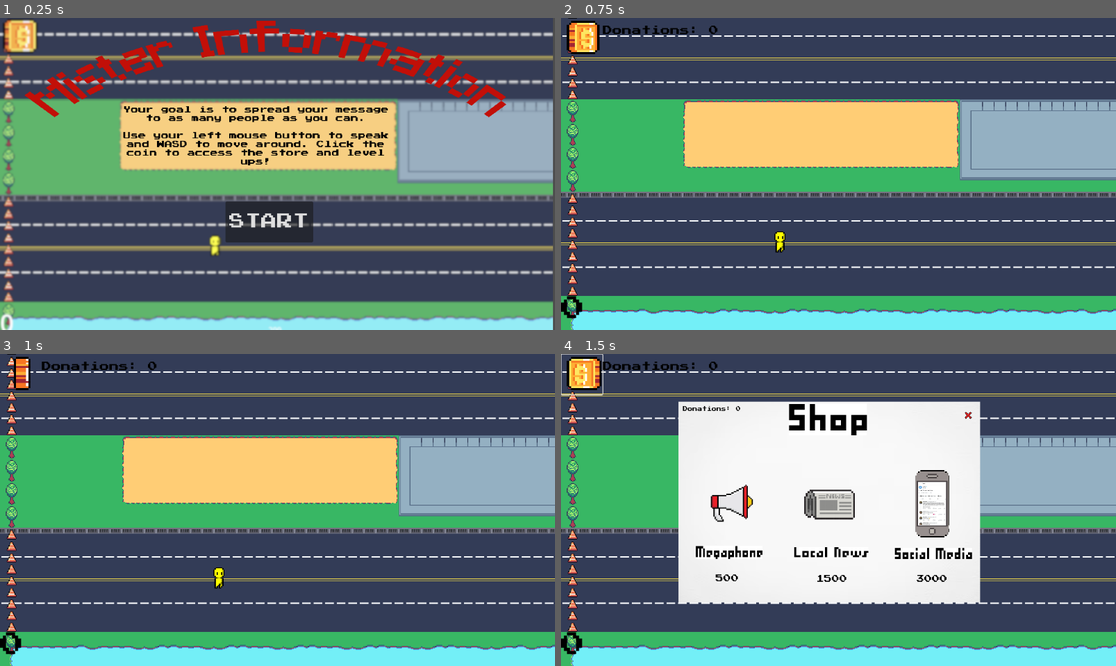
Above: before the commit, frames 1-4 (two rows, left to right).
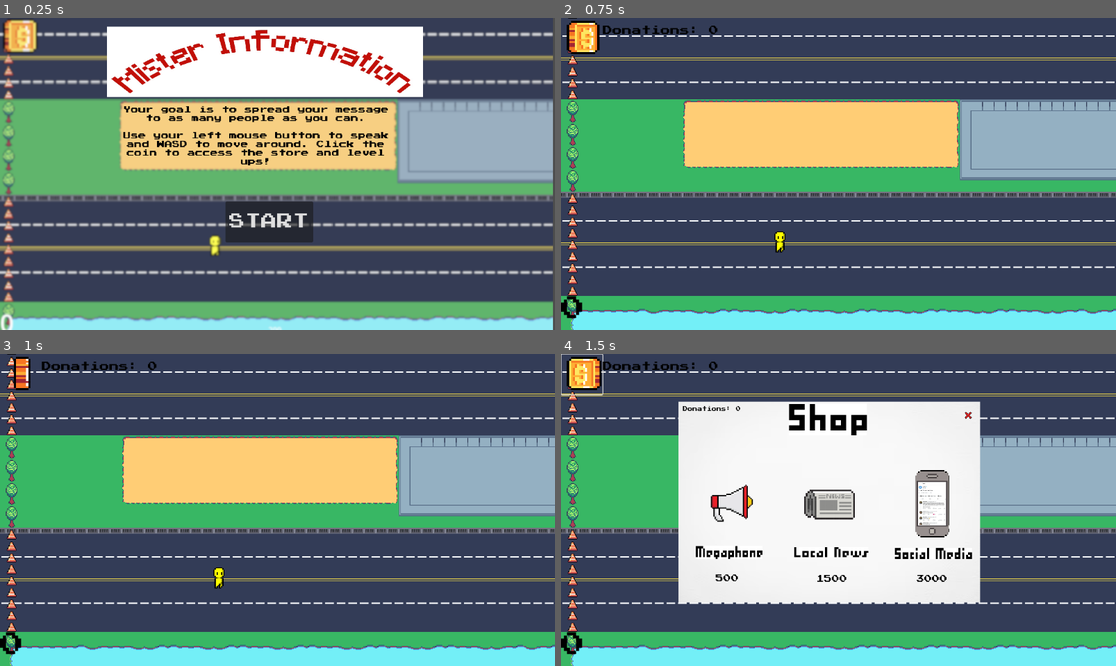
Above: after the commit, the same moments.

Repository: eliseokeefe/GameDevFinal
Game: Godot game, scene res://start.tscn
The game is run twice, just before and just after one commit, with the same random seed, the same clock (stepped at 60 frames per second) and the same inputs.
Inputs (mouse positions are in pixels of both pictures, inside the frame that each line leads up to):
- Up to frame 1 (0.25 s): no input
- Up to frame 2 (0.75 s): click "START" at 0.5 s
- Up to frame 3 (1 s): no input
- Up to frame 4 (1.5 s): click (583, 375) at 1.25 s

The runs differ from the first frame. In frame 1, 14% of the frame differs, in the area x 4-92%, y 0-32%; in frame 2, nothing differs; in frame 3, nothing differs; in frame 4, nothing differs.

Commit message:
start screen added title

Diff:
--- a/shop_gui.gd
+++ b/shop_gui.gd
@@ -2,7 +2,7 @@
 signal megaphone
 signal newspaper
 signal phone
-@onready var sound = $CashSFX
+
 @onready var inGameHUD = get_node("/root/main/InGameHUD")
 # Called when the node enters the scene tree for the first time.
 func _ready():
@@ -19,7 +19,6 @@
 		$MegaphoneButton.disabled = true
 		inGameHUD.update_Money(500)
 		$MoneyLabel.text = "Donations: " + str(inGameHUD.money)
-		sound.play()
 		megaphone.emit()
 
 
@@ -29,7 +28,6 @@
 		$NewspaperButton.disabled = true
 		inGameHUD.update_Money(1500)
 		$MoneyLabel.text = "Donations: " + str(inGameHUD.money)
-		sound.play()
 		newspaper.emit()
 
 
@@ -38,7 +36,6 @@
 		$PhoneButton.disabled = true
 		inGameHUD.update_Money(3000)
 		$MoneyLabel.text = "Donations: " + str(inGameHUD.money)
-		sound.play()
 		phone.emit()
 
 
--- a/start.tscn
+++ b/start.tscn
@@ -3,7 +3,7 @@
 [ext_resource type="Script" path="res://Start.gd" id="1_jyfeq"]
 [ext_resource type="FontVariation" uid="uid://dp5ibsgsljx18" path="res://PressStart.tres" id="2_0r0w8"]
 [ext_resource type="Texture2D" uid="uid://c7i1m4025n0ga" path="res://start+stop sprites/Screenshot 2024-06-06 at 4.39.24 PM.png" id="2_gmaxi"]
-[ext_resource type="Texture2D" uid="uid://cq8cly42igcne" path="res://title.png" id="4_l06p0"]
+[ext_resource type="Texture2D" uid="uid://civqboirxcalh" path="res://title2.jpeg" id="4_3fclb"]
 
 [sub_resource type="LabelSettings" id="LabelSettings_h671r"]
 font_size = 21
@@ -55,9 +55,9 @@
 scale = Vector2(1.00437, 1.03016)
 texture = ExtResource("2_gmaxi")
 
-[node name="Title" type="Sprite2D" parent="."]
-position = Vector2(564, 106)
-scale = Vector2(0.632634, 0.461288)
-texture = ExtResource("4_l06p0")
+[node name="title" type="Sprite2D" parent="."]
+position = Vector2(550, 91)
+scale = Vector2(0.392911, 0.301845)
+texture = ExtResource("4_3fclb")
 
 [connection signal="pressed" from="Button" to="." method="_on_button_pressed"]
Binary file added: title2.jpeg
Not shown, added: title2.jpeg.import
